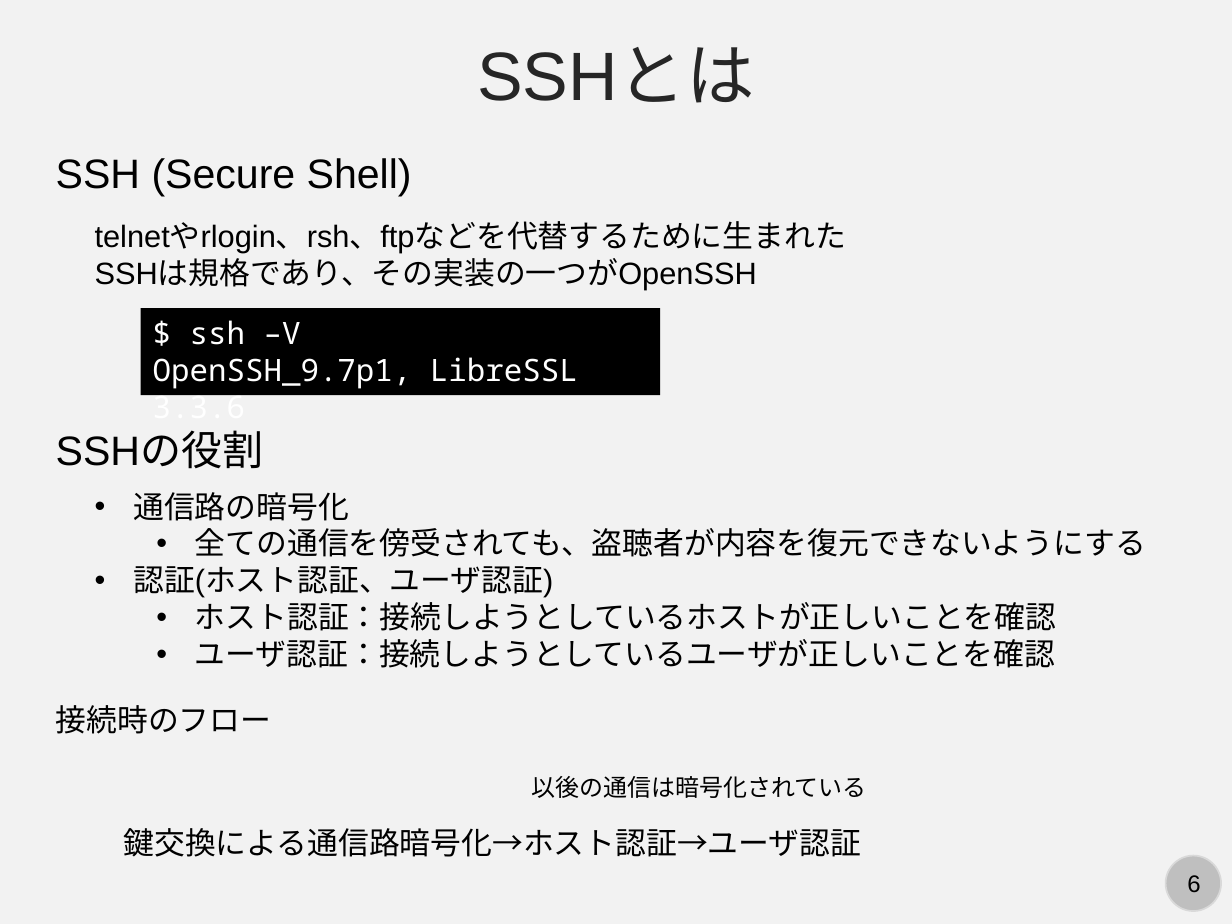
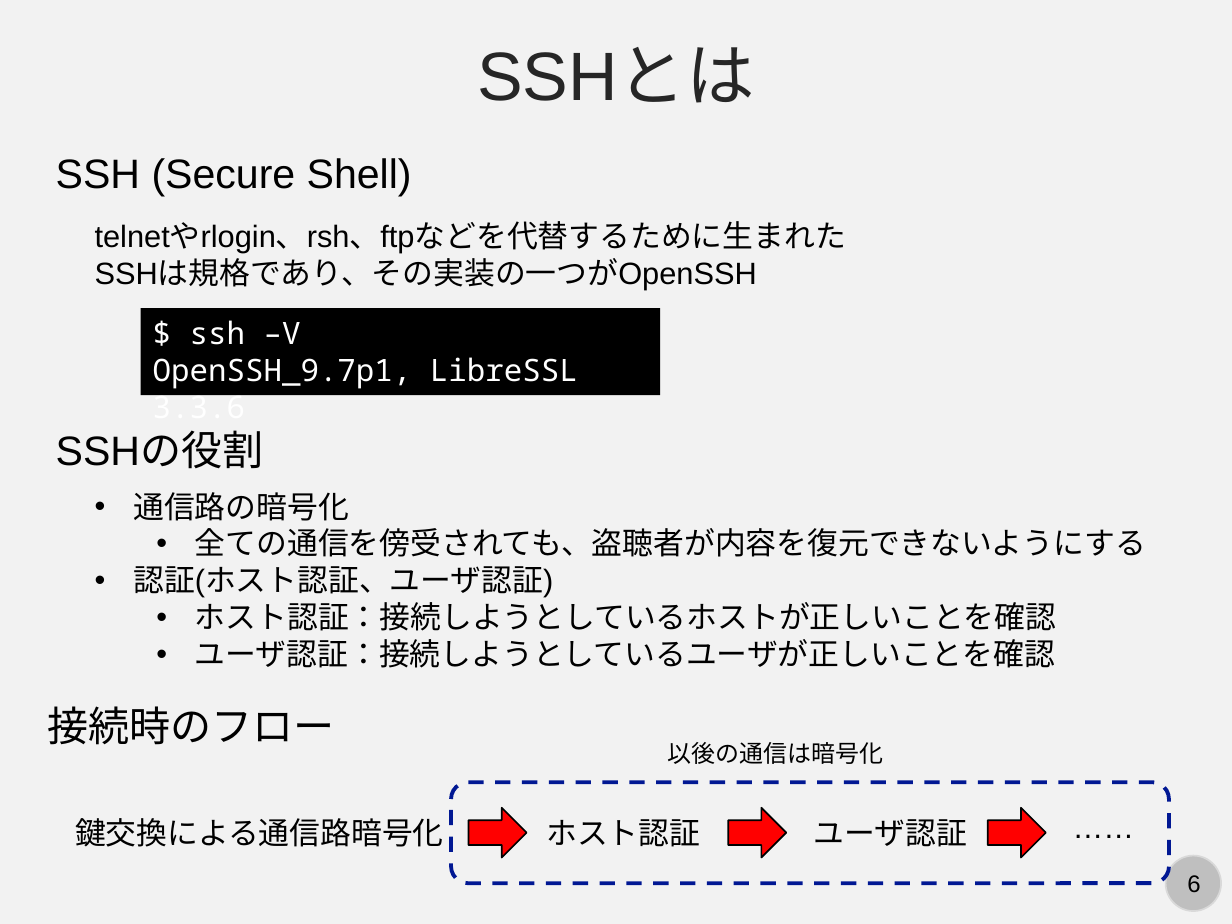
Before and after one commit to kaityo256/lab_startup, a slide deck: slide 6 of ssh/ssh.pptx. Drawn at 1232x924 pixels with LibreOffice and Linux fonts; fonts in the diff are those of the drawing. Boxes give left, top, right and bottom in pixels: in the first picture for what was removed or moved away, otherwise in the second. Text is boxed around its words. In the diff, an @@ line names an element or a change of style, - is before the commit and + after.

```diff
--- a/ssh/ssh.pptx
+++ b/ssh/ssh.pptx
@@ text "接続時のフロー": place and size @@
-text "接続時のフロー" at bbox=[56, 705, 272, 734]
+text "接続時のフロー" at bbox=[47, 706, 334, 745]
@@ text "接続時のフロー" at bbox=[47, 706, 334, 745]: size 18 to 24 pt @@
@@ text at bbox=[668, 742, 884, 764]: text changed @@
-以後の通信は暗号化されている
+以後の通信は暗号化
@@ rounded rectangle added at bbox=[451, 782, 1169, 883], outline #011893 2.25 pt dashed @@
@@ right arrow added at bbox=[468, 808, 526, 857], fill #FF0000, outline #000000 1 pt @@
@@ right arrow added at bbox=[728, 808, 786, 857], fill #FF0000, outline #000000 1 pt @@
@@ right arrow added at bbox=[988, 808, 1046, 857], fill #FF0000, outline #000000 1 pt @@
@@ text added at bbox=[1061, 802, 1148, 851], 18 pt, text #000000 @@
+……
@@ text at bbox=[75, 818, 444, 847]: text changed @@
-鍵交換による通信路暗号化→ホスト認証→ユーザ認証
+鍵交換による通信路暗号化
@@ text added at bbox=[546, 819, 700, 847], 18 pt, text #000000 @@
+ホスト認証
@@ text added at bbox=[814, 819, 967, 847], 18 pt, text #000000 @@
+ユーザ認証
```
Also in this commit, not shown: 5 other slides changed, 1 other file.
